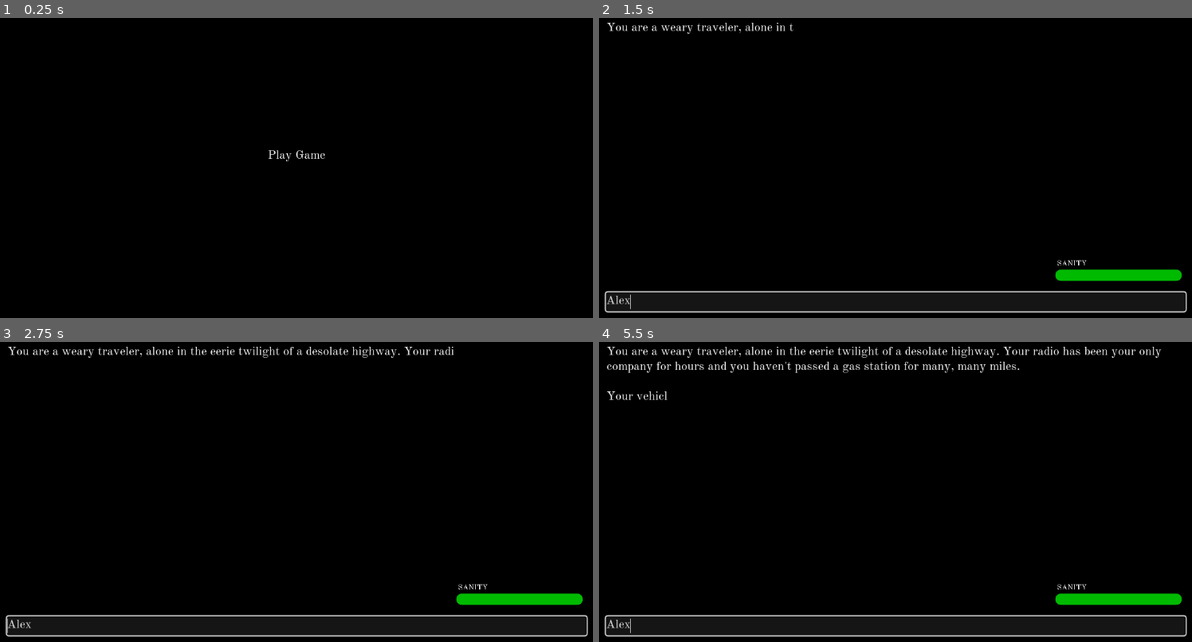
Above: before the commit, frames 1-4 (two rows, left to right).
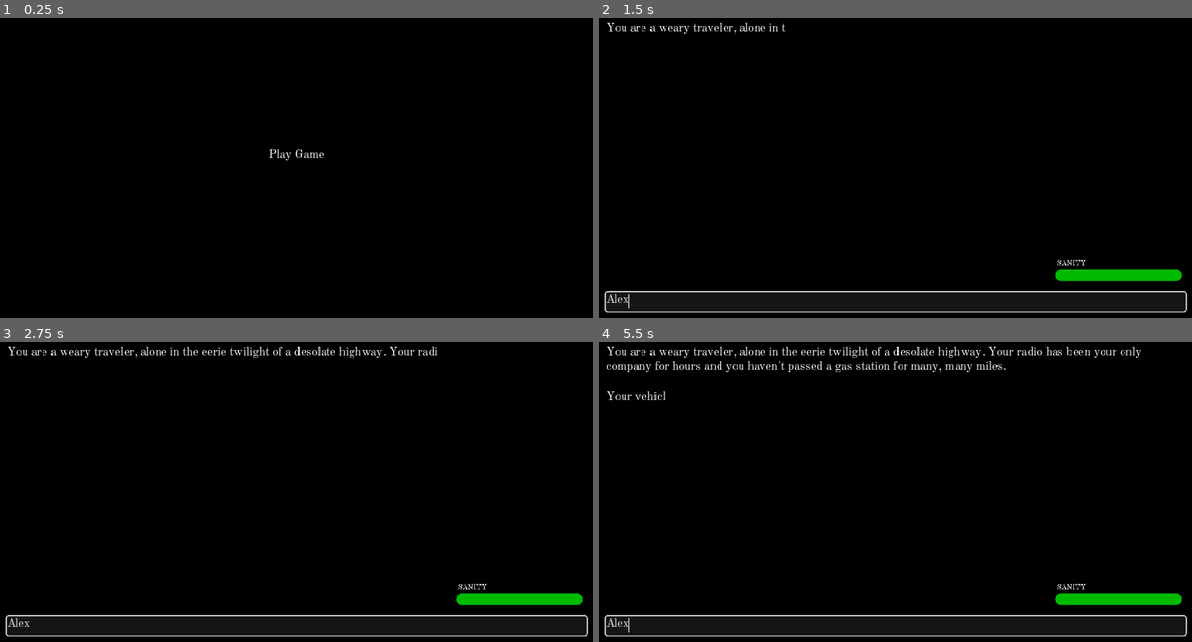
Above: after the commit, the same moments.

Repository: claramckinley/TextAdventure
Game: Godot game, scene res://main/home_page.tscn
The game is run twice, just before and just after one commit, with the same random seed, the same clock (stepped at 60 frames per second) and the same inputs. Sound files missing from this copy of the repository are replaced by a short silence.
Inputs (mouse positions are in pixels of both pictures, inside the frame that each line leads up to):
- Up to frame 1 (0.25 s): no input
- Up to frame 2 (1.5 s): click "Play Game" at 0.5 s; click (895, 303) at 1.27 s; type "Alex" at 1.35 s
- Up to frame 3 (2.75 s): tap Enter (ui_accept) at 2, 2.27 s; hold Up (up, bound only after the commit) from 2.03 s (still down)
- Up to frame 4 (5.5 s): release Up (up, bound only after the commit) at 2.78 s; hold Down (down, bound only after the commit) 2.78-3.53 s; tap Enter (ui_accept) at 3.02, 3.5, 4.25, 4.52, 5, 5.27 s; hold Up (up, bound only after the commit) 3.53-5.03 s; hold Down (down, bound only after the commit) from 5.03 s (still down)

The runs differ from the first frame. In frame 1, 0.2% of the frame differs, in the area x 45-55%, y 43-48%; in frame 2, 1.5%; in frame 3, 2.2%; in frame 4, 3.6%, in the area x 0-100%, y 1-99%.

Commit message:
added some edits

Diff:
--- a/global/endings.gd
+++ b/global/endings.gd
@@ -2,7 +2,7 @@
 
 var endings = {
 	"ESCAPE_INSANE": "(green)You found all of the missing parts of your car!(white) \n\nYou frantically replace the parts  …(743 unchanged characters)…
-	"ESCAPE_SANE": "(green)You found all of the missing parts o …(371 unchanged characters)… ind through the thick woods and race bach to the highway. \n\nWithin weeks ______ …(199 unchanged characters)…
+	"ESCAPE_SANE": "(green)You found all of the missing parts o …(371 unchanged characters)… ind through the thick woods and race back to the highway. \n\nWithin weeks ______ …(199 unchanged characters)…
 	"KILL": "(green)You killed the creature.(white) \n\n The sixth bullet tears through the monster with a horrible rippin …(239 unchanged characters)…
 	"MONSTER": "(green)You are slain by the creature.(white) \n\nA wet thunking approach is all the warning you get before pain and horror consume you. Your last few moments are torn flesh and white hot violence. Then, everything goes dark.",
 	"RIVER": "(green)You throw yourself into the crashing white water.(white) \n\nFor just a moment, the freedom of the fall felt worth it, the knowledge you no longer need to be afraid was a rush. \n\nFor just a moment...",
--- a/global/locations.gd
+++ b/global/locations.gd
@@ -21,7 +21,7 @@
 	"RIVER EDGE": "You traverse your way down a trecherous path. It takes a while but eventually you make it to the end. A wide, deafening river roars past you, drowning out all other sound. \n\n\nTo the NORTHWEST you see the edge of a small path leading back up along the side of the steep incline",
 	"STORE": "You stand in the town's general store. There are only a few aisles but every one seems near-empty of goods.  …(233 unchanged characters)…
 	"DR OFFICE": "You stand in what appears to be a local doctor's office. There is a framed photograph of a river gorge s …(198 unchanged characters)…
-	"DARK HALL": "You walk down the dark hallway and enter a back room where a cart of sterile instruments sits prepped in a makeshift operating room. A folding card table stands in the center covered with a slightly stained white sheet.\n\nTo the WEST is the waiting room",
+	"DARK HALL": "You walk down the dark hallway and enter a back room where a cart of sterile instruments sits prepped in a makeshift operating room. A folding card table stands in the center covered with a slightly stained white sheet.\n\n\nTo the WEST is the waiting room",
 	"LIBRARY": "You are in a library with impressively towering shelves that brush the surprisingly high ceiling. The book …(185 unchanged characters)…
 	"CITY HALL": "You are in a large circular room with a raised bench at the far end, gavels lay abandoned atop stacks of …(194 unchanged characters)…
 	"LIGHTHOUSE": "You stand inside of the lighthouse. The walls are rounded, made of red bricks and the floor is muddied  …(489 unchanged characters)…
--- a/main/text_adventure.gd
+++ b/main/text_adventure.gd
@@ -29,7 +29,7 @@
 var game_over = false
 var max_scroll_length = 0
 var temp_text = ""
-var start_text = true
+var start_text = false
 var end_scene = false
 var waiting_for_ans = false
 var must_shoot = false
@@ -40,6 +40,7 @@
 var wilds_present = ["WILDS", "SMALL PATH", "NORTH OF HOTEL"]
 var river_present = ["RIVER EDGE"]
 var dock_present = ["DOCKS"]
+var graveyard_present = ["GRAVEYARD"]
 var cave_present = ["CAVES", "LOW TUNNEL"]
 var buy_time = ["CAR KEY", "BATTERY", "PISTON", "SPARK PLUG", "ALTERNATOR"]
 var multi_use_objects =["FLASHLIGHT", "SHOVEL", ".38 REVOLVER"]
@@ -47,6 +48,8 @@
 var monster_text = ""
 var question_text = ""
 var sanity_text = true
+var is_diary = false
+var backup = []
 
 export var damage = 20
 
@@ -65,6 +68,10 @@
 	bullet_icons = [bullet1, bullet2, bullet3, bullet4, bullet5, bullet6]
 
 func _process(_delta):
+	if Input.is_action_pressed("up"):
+		scroll_bar.value = scroll_bar.value - 5
+	if Input.is_action_pressed("down"):
+		scroll_bar.value = scroll_bar.value + 5
 	if Player.monster_distance == 1 || Player.monster_distance == 2 || Player.monster_distance == 3:
 		if $"../monster_background".playing == false:
 			$"../monster_background".play()
@@ -83,10 +90,11 @@
 				display_text.add_text(j)
 		temp_text = ""
 	if !game_over and Player.monster_distance <= 0:
-		update_sanity(damage)
-		if Player.sanity <= 0:
+		if Player.sanity - damage <= 0:
+			Player.sanity = Player.sanity - damage
 			check_ending("MONSTER")
 		else:
+			update_sanity(damage)
 			curr_loc = origin
 			update_display("GREEN", "\n" + curr_loc + "\n")
 			update_display(false, "\nEverything goes black. You sit up in your bed in room 428, no memory of how you got here.\n\n\nTo the WEST is the door to the hallway, marks on the door frame suggesting the recent removal of a bolt,\nTo the NORTH is a door with no handles.")
@@ -105,6 +113,7 @@
 		"RED":
 			text = "(red)" + str(text) + "(white)"
 	temp_text = temp_text + text + "\n"
+	backup.append(text)
 	typing_timer.start()
 	return true
 
@@ -160,12 +169,19 @@
 	match(input):
 		"QUIT":
 			get_tree().quit()
+		"EXIT":
+			if is_diary:
+				is_diary = false
+				return
 		"HELP":
 			change_moves = false
 			var help_text = File.new()
 			help_text.open("res://main/help.tres", File.READ)
 			update_display(false, help_text.get_as_text())
+			return
 		"PICK UP":
+			if target == "GUN":
+				target = ".38 REVOLVER"
 			if target == "BULLET":
 				if Objects.bullets.has(curr_loc):
 					bullet_count = bullet_count + 1
@@ -207,6 +223,7 @@
 						update_display(false, "You don't have enough space to carry that.")
 					else:
 						update_display(false, "I don't know what that is.")
+			return
 		"DROP":
 			if Player.inventory.find(target) != -1:
 				$"../drop".play()
@@ -214,6 +231,7 @@
 				Player.inventory.erase(target)
 				Objects.location[target] = curr_loc
 				update_display("GREEN", "\ndropped " + target)
+			return
 		"INVENTORY":
 			change_moves = false
 			if Player.inventory.size() > 0:
@@ -222,6 +240,7 @@
 					update_display(false, i)
 			else:
 				update_display(false, "your hands are empty")
+			return
 		"USE SHOVEL":
 			if Player.inventory.has("SHOVEL") and Objects.dig.has(curr_loc):
 				$"../shovel".play()
@@ -247,6 +266,7 @@
 				update_display(false, "You don't have a SHOVEL")
 			else:
 				update_display(false, "There is nothing to dig")
+			return
 		"USE GUN":
 			change_moves = true
 			if must_shoot:
@@ -269,6 +289,7 @@
 					update_display(false, "\nYou hear a loud click as you pull the trigger. No more bullets.")
 			else:
 				update_display(false, "\nYou have nothing to shoot.")
+			return
 		"USE OBJECT":
 			var has_item = Player.inventory.find(target)
 			if has_item != -1:
@@ -286,10 +307,10 @@
 					update_display("GREEN", "used " + target)
 					Player.inventory.erase(target)
 					Player.monster_distance = Player.monster_distance + 1
-					Locations.usable_item.erase(curr_loc)
 					if Objects.used_item_text.has(target):
 						Player.score += 10
 						update_display(false, "\n" + Objects.used_item_text[target])
+						Objects.used_item_text.erase(target)
 						Locations.examine["RITUAL ROOM"] = Locations.alternate_examine["RITUAL ROOM"]
 				elif Locations.usable_item.has(curr_loc) and Locations.usable_item[curr_loc] == target:
 					Locations.locked.erase(curr_loc)
@@ -307,68 +328,121 @@
 					update_display(false, "I don't see why...")
 			else:
 				update_display(false, "You don't have that.")
+			return
 		"TIME":
 			change_moves = false
 			update_display("GREEN", "TOTAL TIME: " + str(stepify(Time.get_ticks_msec() / (1000.00 * 60.00), .01)))
+			return
 		"MUTE":
 			change_moves = false
 			Music.volume_db = -80
-			update_display("GREEN", "MUTED")
+			$"../dock_background".volume_db = -80
+			$"../river_background".volume_db = -80
+			$"../cave_background".volume_db = -80
+			$"../ocean_background".volume_db = -80
+			$"../monster_background".volume_db = -80
+			$"../graveyard_background".volume_db = -80
+			$"../forest_background".volume_db = -80
+			update_display("GREEN", "MUTED MUSIC")
+			return
 		"UNMUTE":
 			change_moves = false
-			Music.volume_db = -24.048
-			update_display("GREEN", "UNMUTED")
+			Music.volume_db = -13.323
+			$"../dock_background".volume_db = 0
+			$"../river_background".volume_db = -15.042
+			$"../cave_background".volume_db = -12.891
+			$"../ocean_background".volume_db = -15.902
+			$"../monster_background".volume_db = -21.554
+			$"../graveyard_background".volume_db = -27.712
+			$"../forest_background".volume_db = -1.710
+			update_display("GREEN", "UNMUTED MUSIC")
+			return
 		"EXAMINE":
 			generate_examine()
+			return
 		"NORTH":
 			if Locations.north.has(curr_loc) and check_travel(Locations.north.get(curr_loc)):
 				curr_loc = Locations.north.get(curr_loc)
 				generate_examine()
+			elif !Locations.north.has(curr_loc):
+				update_display(false, "You can't go that way.")
+			return
 		"SOUTH":
 			if Locations.south.has(curr_loc) and check_travel(Locations.south.get(curr_loc)):
 				curr_loc = Locations.south.get(curr_loc)
 				generate_examine()
+			elif !Locations.south.has(curr_loc):
+				update_display(false, "You can't go that way.")
+			return
 		"EAST":
 			if Locations.east.has(curr_loc) and check_travel(Locations.east.get(curr_loc)):
 				curr_loc = Locations.east.get(curr_loc)
 				generate_examine()
+			elif !Locations.east.has(curr_loc):
+				update_display(false, "You can't go that way.")
+			return
 		"WEST":
 			if Locations.west.has(curr_loc) and check_travel(Locations.west.get(curr_loc)):
 				curr_loc = Locations.west.get(curr_loc)
 				generate_examine()
+			elif !Locations.west.has(curr_loc):
+				update_display(false, "You can't go that way.")
+			return
 		"NORTHEAST":
 			if Locations.northeast.has(curr_loc) and check_travel(Locations.northeast.get(curr_loc)):
 				curr_loc = Locations.northeast.get(curr_loc)
 				generate_examine()
+			elif !Locations.northeast.has(curr_loc):
+				update_display(false, "You can't go that way.")
+			return
 		"SOUTHEAST":
 			if Locations.southeast.has(curr_loc) and check_travel(Locations.southeast.get(curr_loc)):
 				curr_loc = Locations.southeast.get(curr_loc)
 				generate_examine()
+			elif !Locations.southeast.has(curr_loc):
+				update_display(false, "You can't go that way.")
+			return
 		"NORTHWEST":
 			if Locations.northwest.has(curr_loc) and check_travel(Locations.northwest.get(curr_loc)):
 				curr_loc = Locations.northwest.get(curr_loc)
 				generate_examine()
+			elif !Locations.northwest.has(curr_loc):
+				update_display(false, "You can't go that way.")
+			return
 		"SOUTHWEST":
 			if Locations.southwest.has(curr_loc) and check_travel(Locations.southwest.get(curr_loc)):
 				curr_loc = Locations.southwest.get(curr_loc)
 				generate_examine()
+			elif !Locations.southwest.has(curr_loc):
+				update_display(false, "You can't go that way.")
+			return
 		"UP":
 			if Locations.up.has(curr_loc) and check_travel(Locations.up.get(curr_loc)):
 				curr_loc = Locations.up.get(curr_loc)
 				generate_examine()
+			elif !Locations.up.has(curr_loc):
+				update_display(false, "You can't go that way.")
+			return
 		"DOWN":
 			if Locations.down.has(curr_loc) and check_travel(Locations.down.get(curr_loc)):
 				curr_loc = Locations.down.get(curr_loc)
 				generate_examine()
+			elif !Locations.down.has(curr_loc):
+				update_display(false, "You can't go that way.")
+			return
 		"PASSWORD":
 			check_password = false
 			if target == "4798":
-				update_display(false, "The keypad beeps cheerily and a tiny green light flashes. The door swings open and you look inside. There is something in there.")
+				$"../beep".play()
+				update_display(false, "The keypad beeps cheerily and a tiny green light flashes. The door swings open and you look inside.")
 				Locations.examine["DR OFFICE"] = Locations.alternate_examine["DR OFFICE"]
 				Objects.location["PISTON"] = "SAFE"
 				Objects.static_object["SAFE"] = "The safe is wide open."
+				target = "SAFE"
+				generate_object_examine()
 			else:
 				update_display(false, "The keypad honks at you angrily and a tiny red light flashes. That wasnt the right code.")
+			return
 		"EXAMINE OBJECT":
 			if Objects.static_object.has(target) and Objects.static_object_location.get(target) == curr_loc:
 				change_moves = true
@@ -378,8 +452,13 @@
 					generate_object_examine()
 				if target == "KEYPAD":
 					check_password = true
+				if target == "DIARY":
+					is_diary = true
+					generate_object_examine()
 			else:
 				update_display(false, "I don't know what that means.")
+			return
+	update_display(false, "I don't know what that means.")
 
 func update_bullet_icons(add_bullet):
 	if add_bullet:
@@ -387,7 +466,7 @@
 			bullet_icons[bullet_count-1].visible = true
 	else:
 		if bullet_count-1 >= 0:
-			bullet_icons[bullet_count].visible = false
+			bullet_icons[bullet_count-1].visible = false
 
 func separate_input(text):
 	if text != "" and text != null:
@@ -409,6 +488,9 @@
 		return "PICK UP"
 	elif text.find_last("TAKE") != -1:
 		target = text.trim_prefix("TAKE ")
+		return "PICK UP"
+	elif text.find_last("GET") != -1:
+		target = text.trim_prefix("GET ")
 		return "PICK UP"
 	elif text.find_last("DROP") != -1:
 		target = text.trim_prefix("DROP ")
@@ -469,8 +551,6 @@
 
 func generate_examine():
 	change_moves = true
-	if curr_loc == "RITUAL ROOM" and !Locations.usable_item.has(curr_loc):
-		Locations.examine["RITUAL ROOM"] = Locations.alternate_examine["RITUAL ROOM"]
 	var examine = Locations.examine.get(curr_loc)
 	check_for_sounds()
 	update_display("GREEN", "\n" + curr_loc + "\n")
@@ -492,7 +572,7 @@
 		waiting = curr_loc
 		waiting_for_ans = true
 	if curr_loc == "RITUAL ROOM":
-		if Locations.usable_item.has(curr_loc):
+		if Objects.used_item_text.has("RUNIC MEDALLION"):
 			parse_input("SOUTH")
 			Locations.locked["TEMPLE"] = "RITUAL ROOM"
 		else:
@@ -521,6 +601,9 @@
 	elif river_present.find(curr_loc) != -1:
 		reset_sounds()
 		$"../river_background".play()
+	elif graveyard_present.find(curr_loc) != -1:
+		reset_sounds()
+		$"../graveyard_background".play()
 	elif dock_present.find(curr_loc) != -1:
 		reset_sounds()
 		$"../dock_background".play()
@@ -539,6 +622,7 @@
 	$"../dock_background".stop()
 	$"../cave_background".stop()
 	$"../ocean_background".stop()
+	$"../graveyard_background".stop()
 
 func generate_object_examine():
 	var bullet = Objects.bullets.has(target)
@@ -646,6 +730,7 @@
 		else:
 			typing_timer.stop()
 			is_typing = false
+			display_text.remove_line(0)
 		if start_text and !game_over:
 			start_text = false
 		if game_over:
--- a/main/text_adventure.tscn
+++ b/main/text_adventure.tscn
@@ -1,8 +1,8 @@
-[gd_scene load_steps=18 format=2]
+[gd_scene load_steps=20 format=2]
 
 [ext_resource path="res://main/text_adventure.gd" type="Script" id=1]
 [ext_resource path="res://main/58906__rock-savage__western-shot-modern-3.wav" type="AudioStream" id=2]
-[ext_resource path="res://main/shoveling.mp3" type="AudioStream" id=3]
+[ext_resource path="res://main/366387__piggimon__shoveling-sand.wav" type="AudioStream" id=3]
 [ext_resource path="res://main/173980__hoersturz__20130103_151218_oslofjord_colorfantasy_foghorn_stern.wav" type="AudioStream" id=4]
 [ext_resource path="res://main/548629__kostrava__forest-swamp.wav" type="AudioStream" id=5]
 [ext_resource path="res://main/48407__melarancida__small-river.mp3" type="AudioStream" id=6]
@@ -13,6 +13,8 @@
 [ext_resource path="res://main/565143__blackatomproductions__cavemixa.mp3" type="AudioStream" id=11]
 [ext_resource path="res://main/331220__yoyodaman234__ocean-waves-at-the-beach-2.mp3" type="AudioStream" id=12]
 [ext_resource path="res://main/439397__thesoundmakerqueen__what-hell-sounds-like.wav" type="AudioStream" id=13]
+[ext_resource path="res://main/crows.mp3" type="AudioStream" id=14]
+[ext_resource path="res://main/399125__fastson__safedoorclosebeepbeep_01.wav" type="AudioStream" id=15]
 
 [sub_resource type="StyleBoxFlat" id=3]
 bg_color = Color( 0.0901961, 0.0862745, 0.0862745, 1 )
@@ -132,10 +134,9 @@
 custom_colors/font_color = Color( 1, 0, 0, 1 )
 
 [node name="HBoxContainer" type="HBoxContainer" parent="ProgressBar"]
-margin_left = 75.0001
-margin_top = -53.9999
-margin_right = 215.0
-margin_bottom = 6.10352e-05
+margin_left = 63.0
+margin_top = -51.0
+margin_right = 203.0
 custom_constants/separation = 30
 
 [node name="bullet1" type="Polygon2D" parent="ProgressBar/HBoxContainer"]
@@ -224,6 +225,10 @@
 stream = ExtResource( 8 )
 volume_db = -10.314
 
+[node name="beep" type="AudioStreamPlayer" parent="."]
+stream = ExtResource( 15 )
+volume_db = -10.314
+
 [node name="car_start" type="AudioStreamPlayer" parent="."]
 stream = ExtResource( 10 )
 volume_db = -14.181
@@ -231,6 +236,10 @@
 [node name="forest_background" type="AudioStreamPlayer" parent="."]
 stream = ExtResource( 5 )
 volume_db = -1.718
+
+[node name="graveyard_background" type="AudioStreamPlayer" parent="."]
+stream = ExtResource( 14 )
+volume_db = -27.712
 
 [node name="monster_background" type="AudioStreamPlayer" parent="."]
 stream = ExtResource( 13 )
--- a/project.godot
+++ b/project.godot
@@ -27,8 +27,8 @@
 window/size/width=1152
 window/size/height=648
 window/size/fullscreen=true
-window/stretch/mode="viewport"
-window/stretch/aspect="expand"
+window/stretch/mode="2d"
+window/stretch/aspect="keep"
 
 [gui]
 
@@ -42,6 +42,16 @@
 "events": [ Object(InputEventKey,"resource_local_to_scene":false,"resource_name":"","device":0,"alt":false,"shift":false,"control":false,"meta":false,"command":false,"pressed":false,"scancode":0,"physical_scancode":16777217,"unicode":0,"echo":false,"script":null)
  ]
 }
+up={
+"deadzone": 0.5,
+"events": [ Object(InputEventKey,"resource_local_to_scene":false,"resource_name":"","device":0,"alt":false,"shift":false,"control":false,"meta":false,"command":false,"pressed":false,"scancode":0,"physical_scancode":16777232,"unicode":0,"echo":false,"script":null)
+ ]
+}
+down={
+"deadzone": 0.5,
+"events": [ Object(InputEventKey,"resource_local_to_scene":false,"resource_name":"","device":0,"alt":false,"shift":false,"control":false,"meta":false,"command":false,"pressed":false,"scancode":0,"physical_scancode":16777234,"unicode":0,"echo":false,"script":null)
+ ]
+}
 
 [physics]
 
Not shown, added: main/366387__piggimon__shoveling-sand.wav.import
Not shown, added: main/399125__fastson__safedoorclosebeepbeep_01.wav.import
Not shown, added: main/crows.mp3.import
Not shown, changed: .DS_Store
Not shown, added: main/366387__piggimon__shoveling-sand.wav
Not shown, added: main/399125__fastson__safedoorclosebeepbeep_01.wav
Not shown, added: main/crows.mp3
